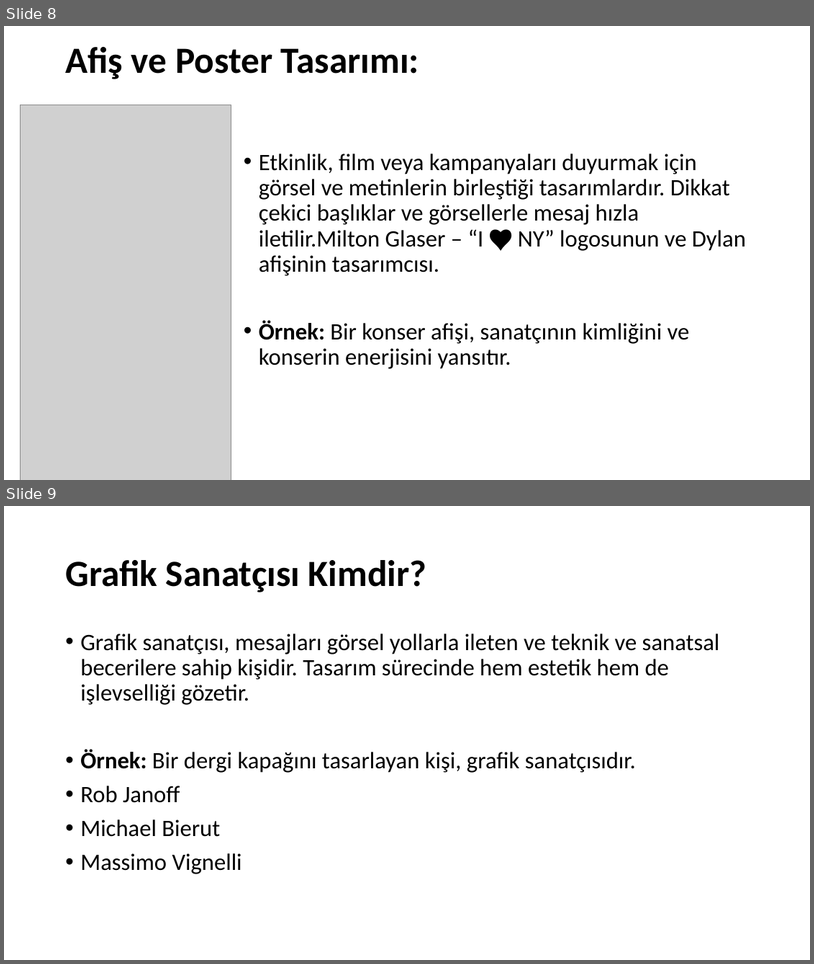
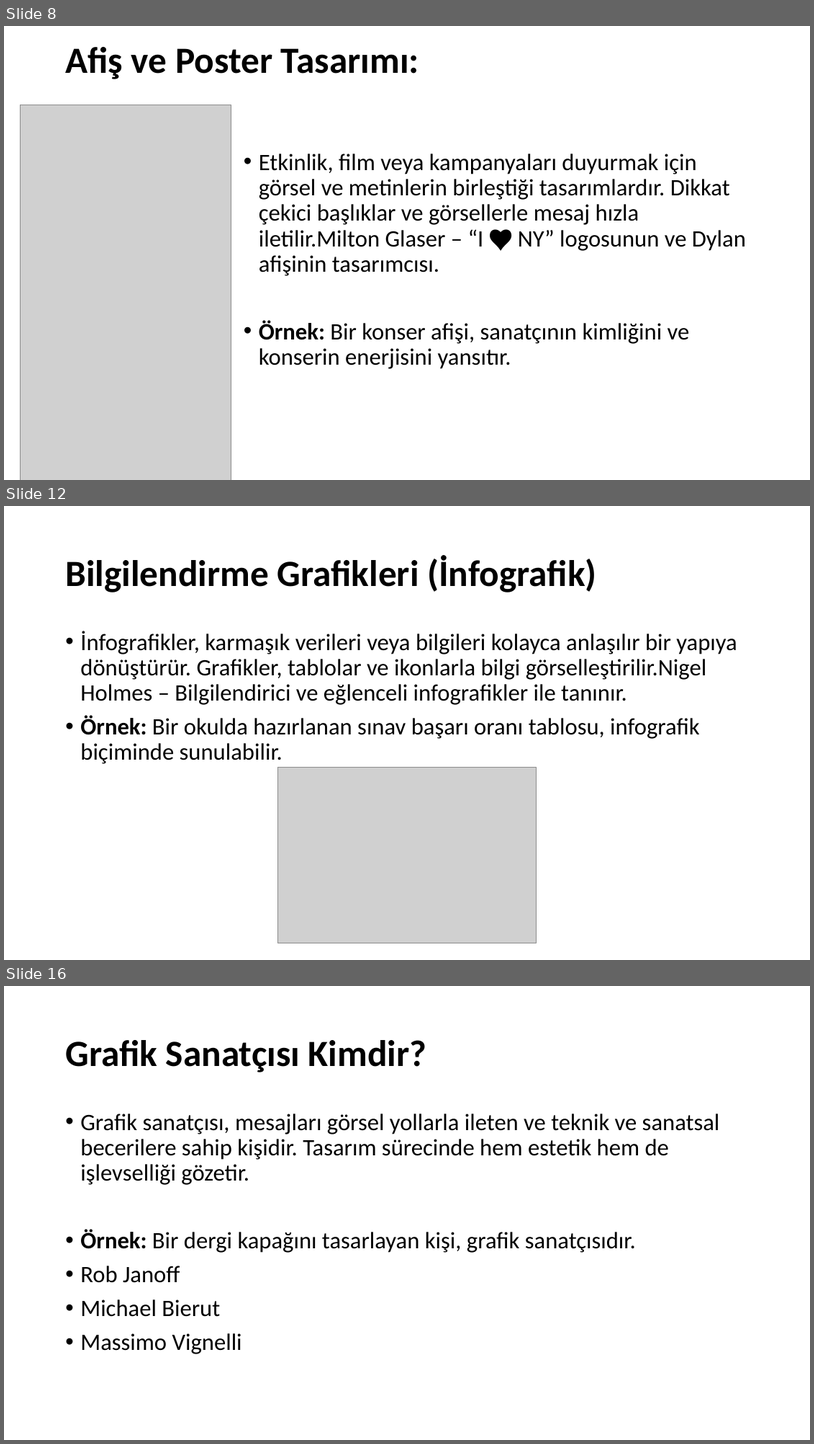
Before and after one commit to musarda/thyaoihlas.github.io, a slide deck: Grafik_Sanatı_Nedir.pptx. Shown one above the other, each under a label of ours: slides 8 and 9 before the commit, slides 8, 12 and 16 after it; the slides between them are not shown. The pictures are 814x964 and 814x1444 pixels, drawn with LibreOffice and Linux fonts; fonts in the diff are those of the drawing; grey boxes stand for pictures. Boxes give left, top, right and bottom in pixels: in the first picture for what was removed or moved away, otherwise in the second. Text is boxed around its words. In the diff, an @@ line names an element or a change of style, - is before the commit and + after.

```diff
--- a/Grafik_Sanatı_Nedir.pptx
+++ b/Grafik_Sanatı_Nedir.pptx
@@ slide 12 added at <box>4,506,810,960</box>, background #FFFFFF @@
@@ title added at <box>65,555,597,592</box>, 44 pt, text #000000, bold @@
+Bilgilendirme Grafikleri (İnfografik)
@@ text added at <box>80,631,737,764</box>, 28 pt, text #000000 @@
+• İnfografikler, karmaşık verileri veya bilgileri kolayca anlaşılır bir yapıya dönüştürür. Grafikler, tablolar ve ikonlarla bilgi görselleştirilir.Nigel Holmes – Bilgilendirici ve eğlenceli infografikler ile tanınır.
+• Örnek: Bir okulda hazırlanan sınav başarı oranı tablosu, infografik biçiminde sunulabilir.
@@ picture added at <box>278,767,536,943</box> @@
@@ what was slide 9 is now slide 16 @@
```
Also in this commit, not shown: 6 other slides added.
